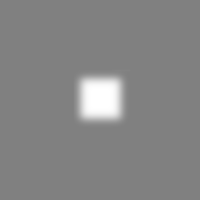
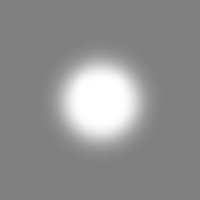
Revision of a layered w=200, h=200 image; what changed, layer by layer:
painted on "Layer 1" over (41, 41, 161, 162)
